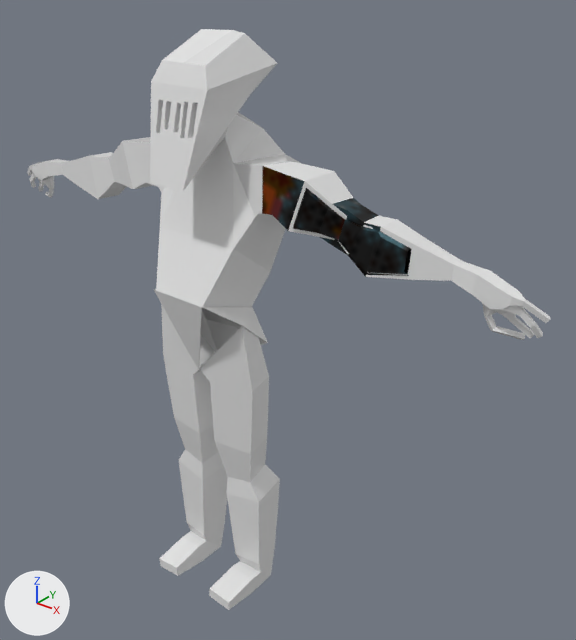
One commit to the FBX model Assets/Imports/Monster_2/Monster_2.fbx: the scene before it, then after it.
The view is the same before and after, from a camera (50 mm lens) standing at (1.673, -1.707, 2.143) and looking at (0.158, 0.186, 0.97). Lighting does not change. The marker at lower left points along +X, +Y and +Z. Where no turn or scale is listed for an object, it has been applied to the vertices.
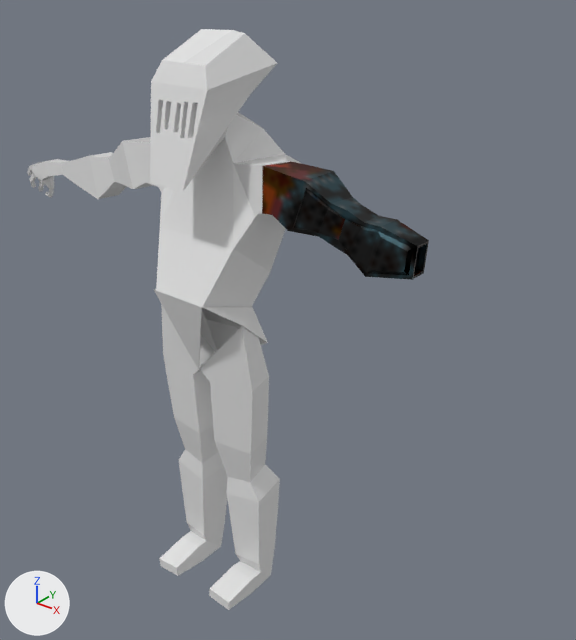
Commit message: update monster 2

What differs and where, as boxes (x1, y1, x2, y2) in the pictures (576 x 640 px):
'Arm Backup', deleted: before (264, 161, 550, 340)

What changed in the scene script:
```text
Remove ob_arm_backup:
    ob_arm_backup = bpy.data.objects.new('Arm Backup', me_cube_002)
    ob_arm_backup.location = (0.002, 0.0, 0.0)
```
